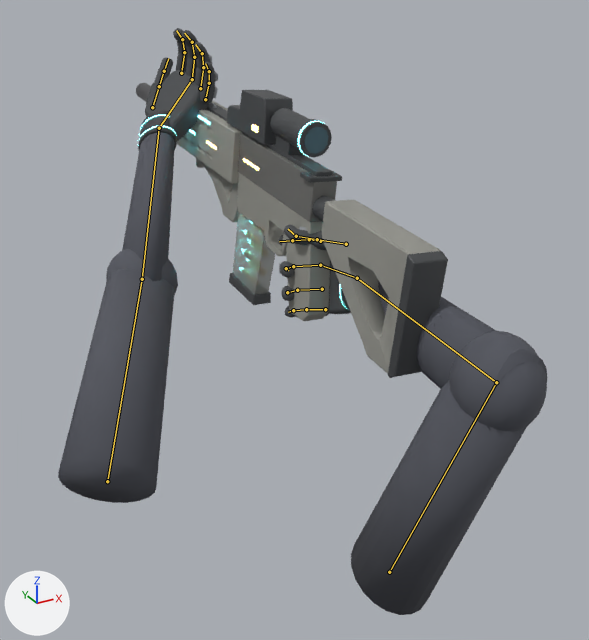
The Blender file blender/xmr4.blend: old version first, new version second.
The view is the same before and after, from a camera (50 mm lens) standing at (-0.484, -0.845, 0.329) and looking at (0.083, 0.186, -0.187). The lights are fixed; the arrows at lower left show +X, +Y and +Z. The older version comes first. Both versions are drawn at frame 79 of the action 'Glove.L_Anim'; the numbers are the values there. The bones that bend it are drawn over the model as lines.

In view in the first picture: 'ButtPad', 'Foregrip', 'GloveMesh.L', 'GloveMesh.R', 'Handguard', 'HoloSight', 'Lower', 'Magazine', 'Magnifier', 'PistolGrip', 'Stock', 'Upper' and 11 more.
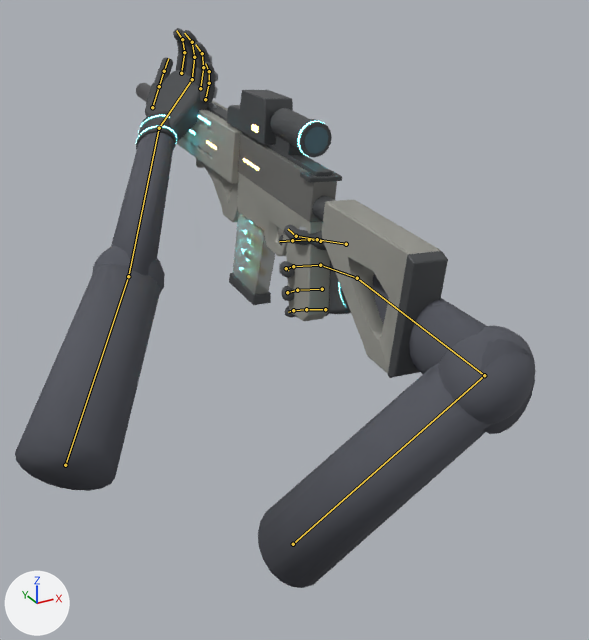
Diff of the bpy script that builds the scene:
```diff
--- a/blender/xmr4.blend.py
+++ b/blender/xmr4.blend.py
@@ bone_upperarm @@
 bone_upperarm = bpy.data.objects['Glove.L'].pose.bones['upperarm']
-bone_upperarm.location = (0.474, 0.272, 0.099)
-bone_upperarm.rotation_quaternion = (0.767, -0.359, 0.372, 0.379)  # degrees (-30, 58, 36)
+bone_upperarm.location = (0.454, 0.267, 0.148)
+bone_upperarm.rotation_quaternion = (0.795, -0.376, 0.298, 0.371)  # degrees (-35, 49, 34)
@@ bone_forearm @@
 bone_forearm = bpy.data.objects['Glove.L'].pose.bones['forearm']  # child of 'upperarm'
-bone_forearm.rotation_quaternion = (0.728, 0.134, -0.67, -0.054)  # degrees (76, -74, -70)
+bone_forearm.rotation_quaternion = (0.797, 0.164, -0.578, -0.064)  # degrees (50, -64, -42)
@@ bone_hand @@
 bone_hand = bpy.data.objects['Glove.L'].pose.bones['hand']  # child of 'forearm'
-bone_hand.rotation_quaternion = (0.877, -0.053, 0.218, -0.426)  # degrees (-17, 20, -55)
+bone_hand.rotation_quaternion = (0.891, -0.008, 0.187, -0.413)  # degrees (-10, 19, -51)
@@ bone_upperarm_ @@
 bone_upperarm_ = bpy.data.objects['Glove.R'].pose.bones['upperarm']
-bone_upperarm_.location = (-0.345, 0.507, 0.014)
-bone_upperarm_.rotation_quaternion = (0.475, -0.039, 0.0, -0.879)  # degrees (-2, -4, -123)
+bone_upperarm_.location = (-0.289, 0.533, 0.128)
+bone_upperarm_.rotation_quaternion = (0.427, -0.398, 0.0, -0.812)  # degrees (-26, -40, -115)
@@ bone_forearm_ @@
 bone_forearm_ = bpy.data.objects['Glove.R'].pose.bones['forearm']  # child of 'upperarm'
-bone_forearm_.rotation_quaternion = (0.603, 0.039, 0.0, 0.797)  # degrees (3, -4, 106)
+bone_forearm_.rotation_quaternion = (0.545, 0.409, 0.0, 0.732)  # degrees (34, -37, 95)
@@ bone_hand_ @@
 bone_hand_ = bpy.data.objects['Glove.R'].pose.bones['hand']  # child of 'forearm'
-bone_hand_.rotation_quaternion = (0.989, 0.004, 0.004, 0.151)  # degrees (1, 0, 17)
+bone_hand_.rotation_quaternion = (0.99, 0.038, 0.044, 0.129)  # degrees (5, 4, 15)
```

Where the change shows, as pixel boxes (x1, y1, x2, y2) in the pictures (589 x 640 px):
'GloveMesh.R', posed (7% shorter): before (279, 224, 547, 615); after (258, 224, 536, 588)
'GloveMesh.L', posed (27% wider): before (58, 28, 218, 503); after (15, 28, 218, 491)
bone 'upperarm', root to tip: before (107, 481) to (142, 279); after (65, 465) to (128, 276)
bone 'forearm', root to tip: before (142, 279) to (159, 128); after (128, 276) to (159, 128)
bone 'upperarm', root to tip: before (389, 572) to (496, 382); after (293, 544) to (484, 375)
bone 'forearm', root to tip: before (496, 382) to (357, 278); after (484, 375) to (357, 278)
